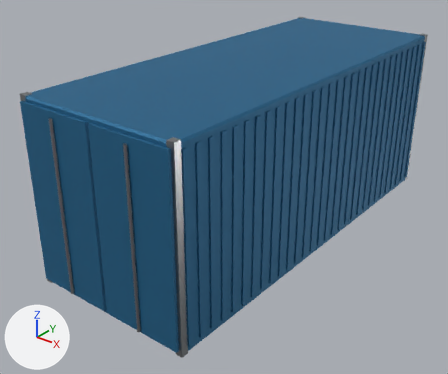
The glTF model public/assets/p11/trackside-props/container-blue-lod0.glb as it was, and as the next commit left it.
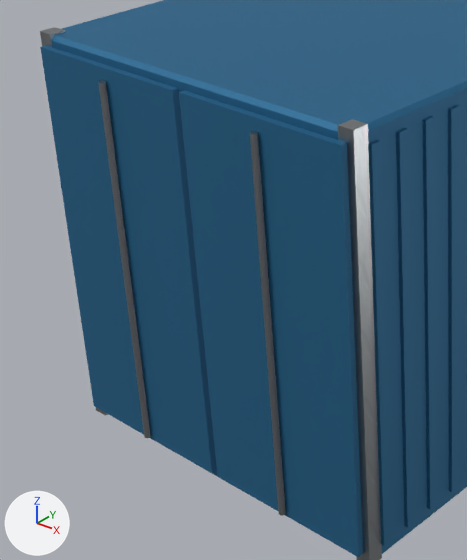
The first picture shows the older version from a 50 mm lens placed at (5.0, -7.0, 4.78), pointed at (-0.18, -0.52, 0.76). The close-ups show the older and then the newer version on the part from 0% to 51% of the width and 21% to 95% of the height of that picture. Only the edits that show in the close-ups are written down. Every picture has the same lights, and +X, +Y and +Z are marked at lower left. Where no turn or scale is listed for an object, it has been applied to the vertices.

In view in the first close-up: 'container door', 'container door.001', 'corner casting', 'corner casting.002', 'corrugated panel.030', 'corrugated panel.031', 'corrugated panel.032', 'corrugated panel.033', 'locking bar', 'locking bar.001', 'shipping container'.
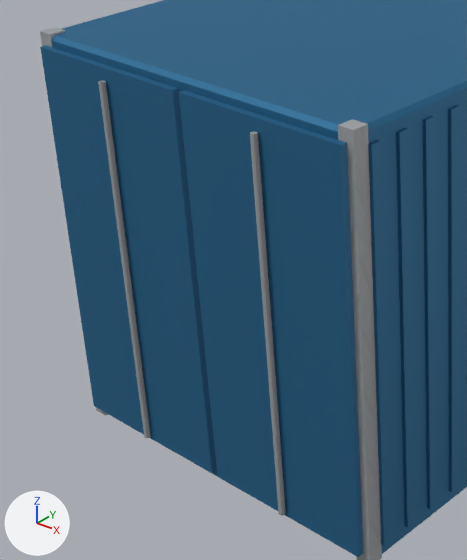
Pixel boxes [x1, y1, x2, y2] of what changed, in the close-ups (467 x 560 px):
'corner casting.002', surface changed
    both: [338, 119, 382, 560]
'locking bar.001', surface changed (lighter)
    both: [250, 131, 286, 516]
'locking bar', surface changed
    both: [98, 80, 151, 438]
'corner casting', surface changed
    both: [40, 27, 108, 416]

The change, as a list of edits to the scene's bpy script:
```text
Change mat_shared_4k_trackside_trim:
    remove n3 = _N.new('ShaderNodeSeparateColor'); n3.name = 'Separate Color'
    remove n4 = _N.new('ShaderNodeTexImage'); n4.name = 'Image Texture.001'
    remove n4.image = img_trim_orm
    where n0 = _N.new('ShaderNodeBsdfPrincipled'); n0.name = 'Principled BSDF'
    remove _L.new(n3.outputs[2], n0.inputs[1])  # 'Blue' to 'Metallic'
    remove _L.new(n3.outputs[1], n0.inputs[2])  # 'Green' to 'Roughness'
    remove _L.new(n4.outputs[0], n3.inputs[0])  # 'Color' to 'Color'
```
